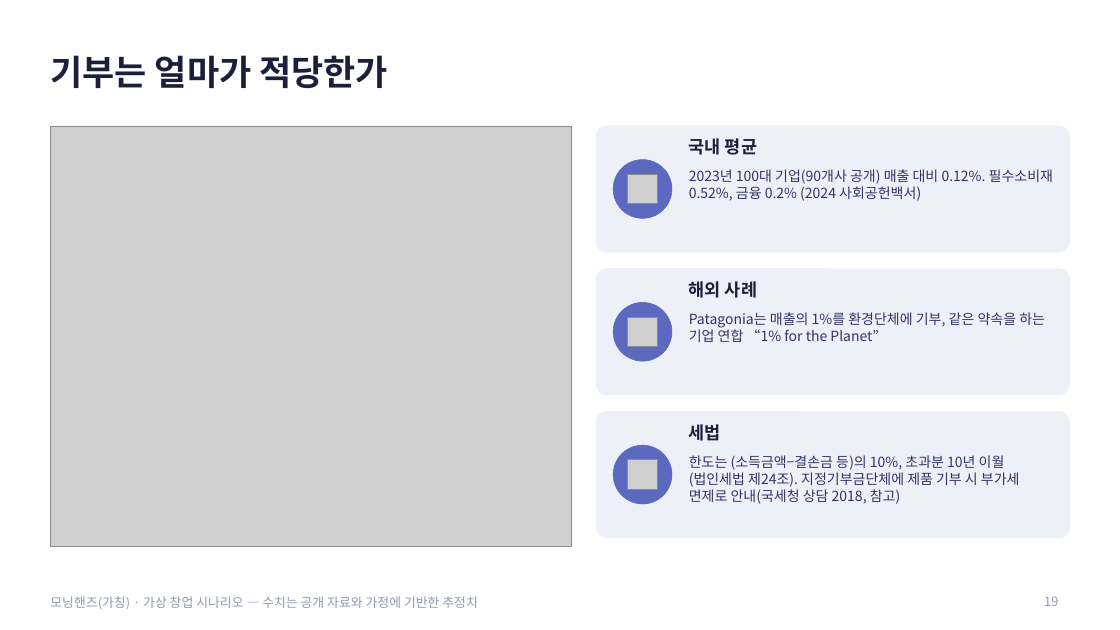
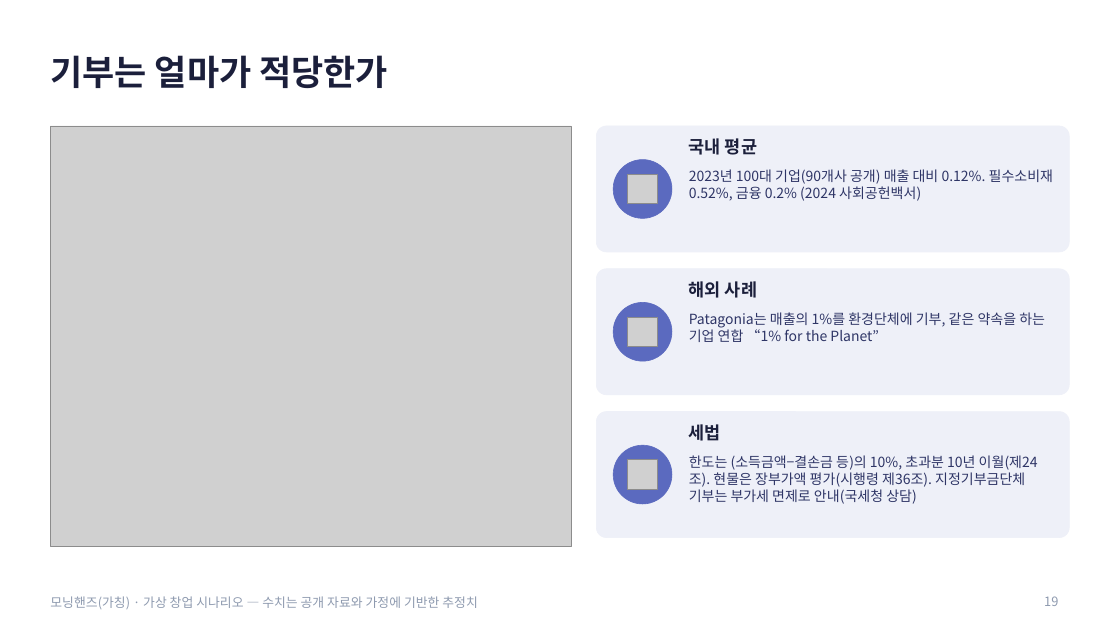
Before and after one commit to g975682-source/-, a slide deck: slide 19 of MorningHands_Business_Analysis.pptx. Drawn at 1120x630 pixels with LibreOffice and Linux fonts; fonts in the diff are those of the drawing; grey boxes stand for pictures. Boxes give left, top, right and bottom in pixels: in the first picture for what was removed or moved away, otherwise in the second. Text is boxed around its words. In the diff, an @@ line names an element or a change of style, - is before the commit and + after.

```diff
--- a/MorningHands_Business_Analysis.pptx
+++ b/MorningHands_Business_Analysis.pptx
@@ text at bbox=[689, 455, 1038, 504]: text changed @@
-한도는 (소득금액−결손금 등)의 10%, 초과분 10년 이월(법인세법 제24조). 지정기부금단체에 제품 기부 시 부가세 면제로 안내(국세청 상담 2018, 참고)
+한도는 (소득금액−결손금 등)의 10%, 초과분 10년 이월(제24조). 현물은 장부가액 평가(시행령 제36조). 지정기부금단체 기부는 부가세 면제로 안내(국세청 상담)
```
Also in this commit, not shown: 5 other slides changed, 2 other files.
